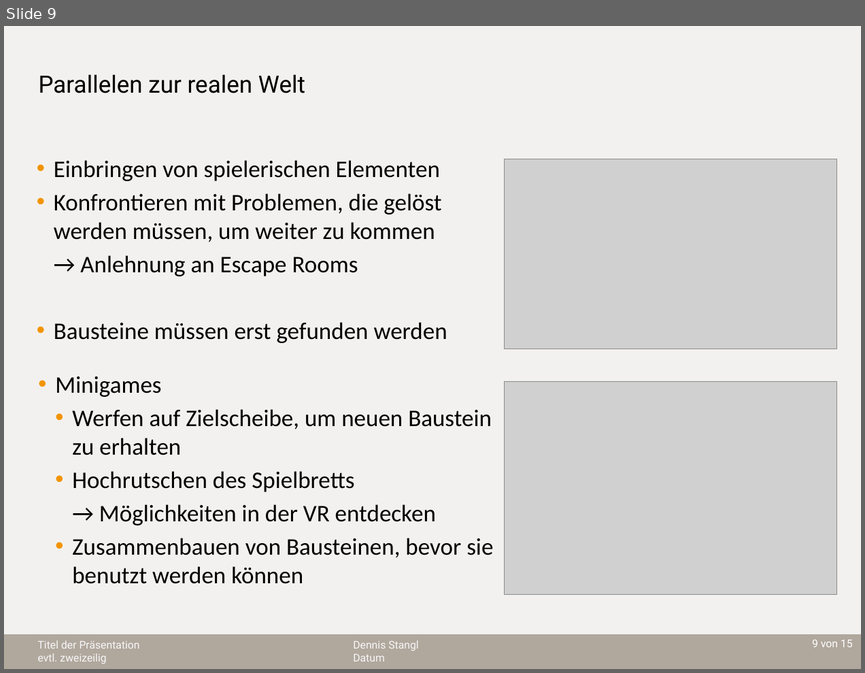
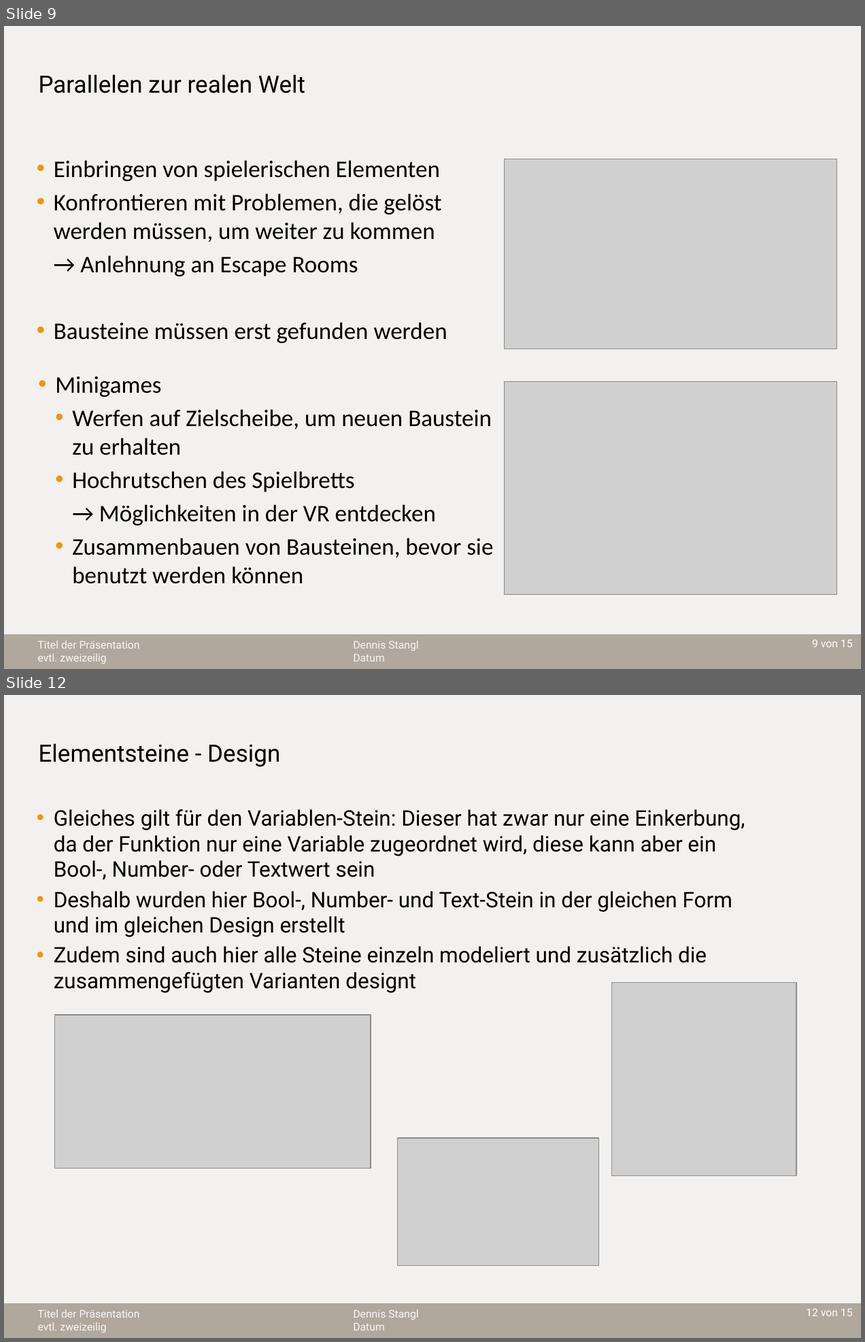
Before and after one commit to sebastian-steindl/EscapeTheVR, a slide deck: Präsentation.pptx. Shown one above the other, each under a label of ours: slide 9 before the commit, slides 9 and 12 after it; the slides between them are not shown. The pictures are 865x673 and 865x1342 pixels, drawn with LibreOffice and Linux fonts; fonts in the diff are those of the drawing; grey boxes stand for pictures; background and template pictures are left out. Boxes give left, top, right and bottom in pixels: in the first picture for what was removed or moved away, otherwise in the second. Text is boxed around its words. In the diff, an @@ line names an element or a change of style, - is before the commit and + after.

```diff
--- a/Präsentation.pptx
+++ b/Präsentation.pptx
@@ slide 12 added at (x1=4, y1=695, x2=861, y2=1338), background #FFFFFF; not listed: 5 template elements that a slide beside it also shows @@
@@ title added at (x1=39, y1=743, x2=280, y2=767), 20 pt, text #000000 @@
+Elementsteine - Design
@@ text added at (x1=54, y1=809, x2=745, y2=993), 18 pt, text #000000 @@
+• Gleiches gilt für den Variablen-Stein: Dieser hat zwar nur eine Einkerbung, da der Funktion nur eine Variable zugeordnet wird, diese kann aber ein Bool-, Number- oder Textwert sein
+• Deshalb wurden hier Bool-, Number- und Text-Stein in der gleichen Form und im gleichen Design erstellt
+• Zudem sind auch hier alle Steine einzeln modeliert und zusätzlich die zusammengefügten Varianten designt
@@ picture added at (x1=611, y1=982, x2=797, y2=1175) @@
@@ picture added at (x1=54, y1=1015, x2=371, y2=1168) @@
@@ picture added at (x1=397, y1=1138, x2=598, y2=1266) @@
```
Also in this commit, not shown: 3 other slides added.
